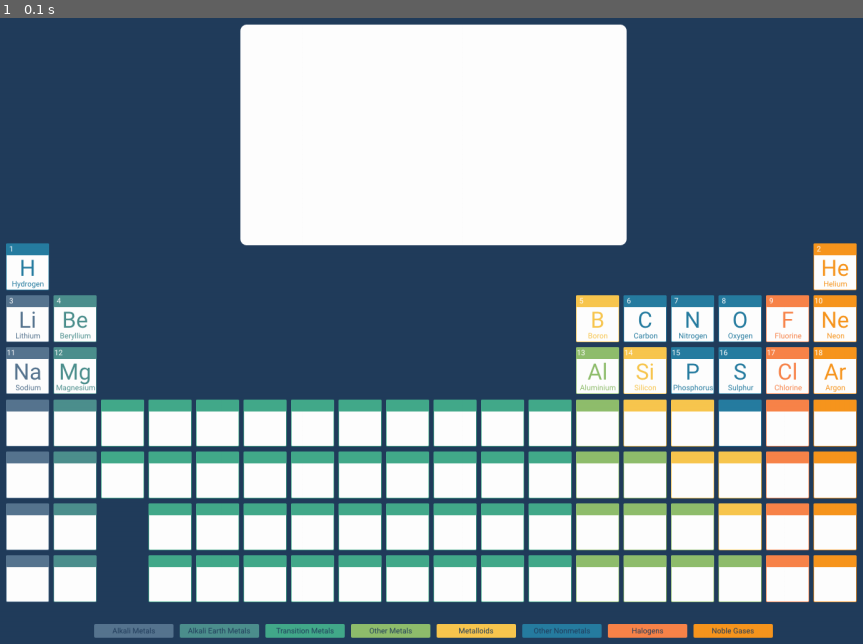
Above: before the commit, frame 1.
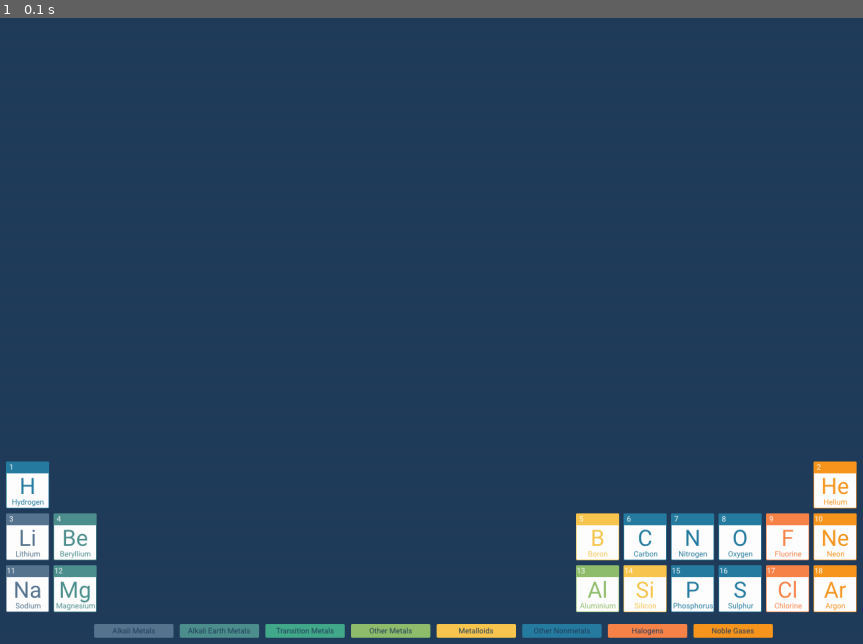
Above: after the commit, the same moment.

Repository: 15collinst/Pygame
Game: pygame game, started from main.py
Same seed, same stepped clock (60 frames per second), same inputs: the game is played once before the commit and once after it.
Inputs:
- Up to frame 1 (0.1 s): no input

The runs differ from the first frame. In frame 1, 48% of the frame differs, in the area x 0-100%, y 0-96%.

Commit message:
This code is confusing so im branching back

Diff:
--- a/element_orbiting.py
+++ b/element_orbiting.py
@@ -28,12 +28,12 @@
         self.angle = 0
         self.reactivity = 0
 
-    def get_position(self, mx, my, angle):
+    def get_position(self, X, Y, angle):
         sine_of_orbit_degree = math.sin(angle * 0.0174532925)
-        x_coordinate = mx + (sine_of_orbit_degree * ORBIT_RADIUS)
+        x_coordinate = X + (sine_of_orbit_degree * ORBIT_RADIUS)
 
         cosine_of_orbit_degree = math.cos(angle * 0.0174532925)
-        y_coordinate = my + (cosine_of_orbit_degree * ORBIT_RADIUS)
+        y_coordinate = Y + (cosine_of_orbit_degree * ORBIT_RADIUS)
 
         return [x_coordinate, y_coordinate]
 
--- a/main.py
+++ b/main.py
@@ -14,7 +14,7 @@
 
 # position of the table
 PERIODIC_TABLE_X = 40
-PERIODIC_TABLE_Y = 375
+PERIODIC_TABLE_Y = SCREEN_HEIGHT - 300
 
 REACTION_CHAMBER_X = (SCREEN_WIDTH - (618)) /2
 
@@ -25,6 +25,8 @@
 TABLE = [[1,18],
 [1,2,13,14,15,16,17,18],
 [1,2,13,14,15,16,17,18]]
+
+sprites = []
 
 # creates instances of the images
 images = []
@@ -42,9 +44,9 @@
 KEY_IMG = pygame.image.load("assets/misc/Key.svg").convert_alpha()
 KEY = button.Reaction_Chamber(KEY_X, KEY_Y, KEY_IMG, 1)
 
-# create other elements
-OTHER_ELEMENTS_IMG = pygame.image.load("assets/misc/Other_elements.svg").convert_alpha()
-OTHER_ELEMENTS = button.Reaction_Chamber(36, 625, OTHER_ELEMENTS_IMG, 1)
+# # create other elements
+# OTHER_ELEMENTS_IMG = pygame.image.load("assets/misc/Other_elements.svg").convert_alpha()
+# OTHER_ELEMENTS = button.Reaction_Chamber(36, 625, OTHER_ELEMENTS_IMG, 1)
 
 collide = 1
 
@@ -55,20 +57,19 @@
 in_box = False
 
 while run:
+	pygame.init()
 	mx,my = pygame.mouse.get_pos()
 
 	# grey background
 	SCREEN.fill((34,61,92))
 
 	# if player selects an element return element value
-	if reaction_chamber.hover(SCREEN) and spawn and not mouse:
+	if my < 700 and spawn and not mouse:
 		clicked = str(clicked)
-		print('Element['+clicked+'] has been selected')
+		sprites.append(sprite.Sprite(clicked))
 		spawn = False
 
 	KEY.draw(SCREEN)
-	OTHER_ELEMENTS.draw(SCREEN)
-
 
 	# if player lets go of mouse get rid of sprite
 	if not mouse:
@@ -83,7 +84,9 @@
 
 	#creates a sprite which tracks the mouse when you hold down
 	if spawn:
-		sprite.spawn(clicked, SCREEN, mx, my,element_number)
+		sprite.Sprite.draw(SCREEN, mx, my, my)
+
+	# sprite.update_electrons()
 
 	# event handler
 	for event in pygame.event.get():
--- a/sprite.py
+++ b/sprite.py
@@ -1,8 +1,44 @@
 import pygame
+import math
 
-def spawn(clicked, screen, mx ,my,element_number):
-    element_number = str(element_number)
-    sprite_img = pygame.image.load('assets/sprites/Sprite_'+element_number+'.svg').convert_alpha()
-    sprite_centre_x = mx - sprite_img.get_width() / 2
-    sprite_centre_y = my - sprite_img.get_height() / 2
-    screen.blit(sprite_img, (sprite_centre_x, sprite_centre_y))
+from pygame.display import update
+
+class Sprite():
+    def __init__(self, atomic_number):
+        self.elements = ["H", "He","Li","Be","B","C","N","O","F","Ne","Na","Mg","Al","Si","P","S","Cl","Ar"]
+        self.atomic_number = atomic_number
+        self.font = pygame.font.Font("assets/sprites/Roboto-Regular.ttf", 32)
+        self.electrons = []
+        self.angle = 0
+        self.rotate_speed = 1
+
+    def draw(self, screen, X ,Y):
+        img = self.font.render(self.elements[self.atomic_number -1], True, (255,255,255))
+        sprite_centre_x = X - img.get_width() / 2
+        sprite_centre_y = Y - img.get_height() / 2
+        screen.blit(img, (sprite_centre_x, sprite_centre_y))
+
+        for i in range(self.atomic_number):
+            self.electrons.append(Electron())
+
+        for i in range(self.atomic_number):
+            rotation = i * (360 / self.atomic_number)
+            self.electrons[i].draw(screen, self.angle+rotation, X, Y)
+
+        self.angle += self.rotate_speed
+
+
+
+class Electron():
+    def get_position(self, X, Y, angle):
+        sine_of_orbit_degree = math.sin(angle * 0.0174532925)
+        x_coordinate = X + (sine_of_orbit_degree * self.ORBIT_RADIUS)
+
+        cosine_of_orbit_degree = math.cos(angle * 0.0174532925)
+        y_coordinate = Y + (cosine_of_orbit_degree * self.ORBIT_RADIUS)
+
+        return [x_coordinate, y_coordinate]
+
+    def draw(self,screen, angle, X, Y):
+        orbit_pos = self.get_position(X, Y, angle)
+        pygame.draw.circle(screen, (255,255,255), orbit_pos, self.ELECTRON_SIZE, 0)
Binary file added: assets/sprites/Roboto-Regular.ttf
Not shown, added: pygame.drawio
